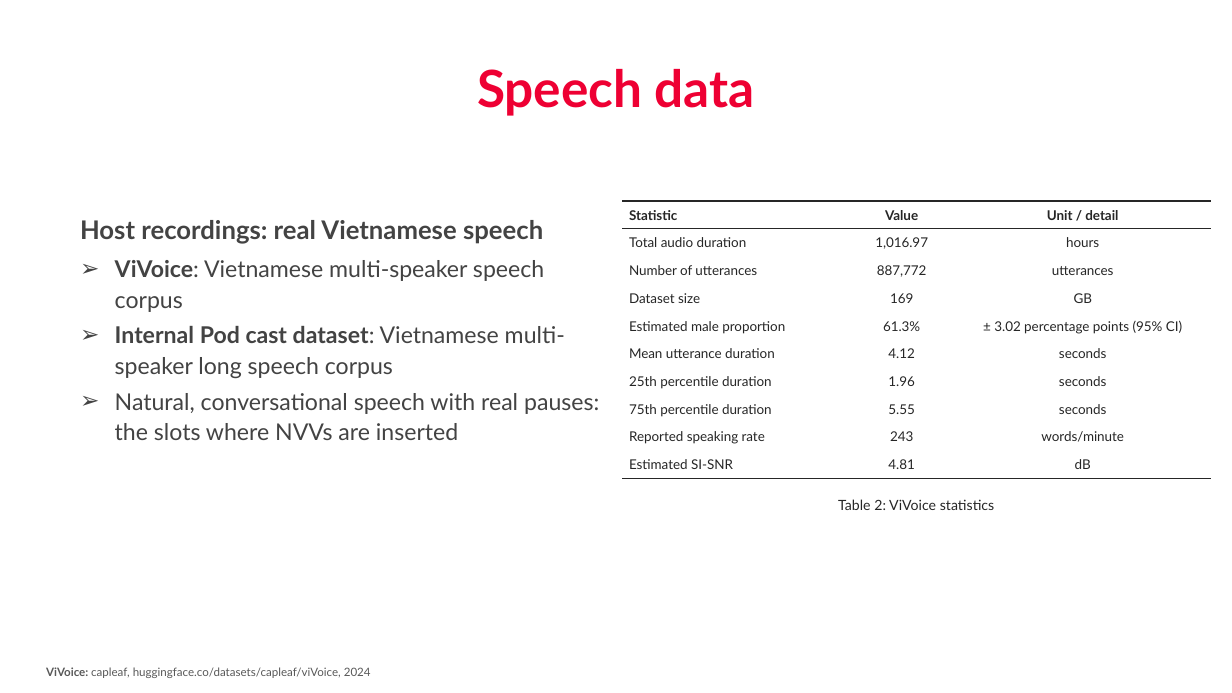
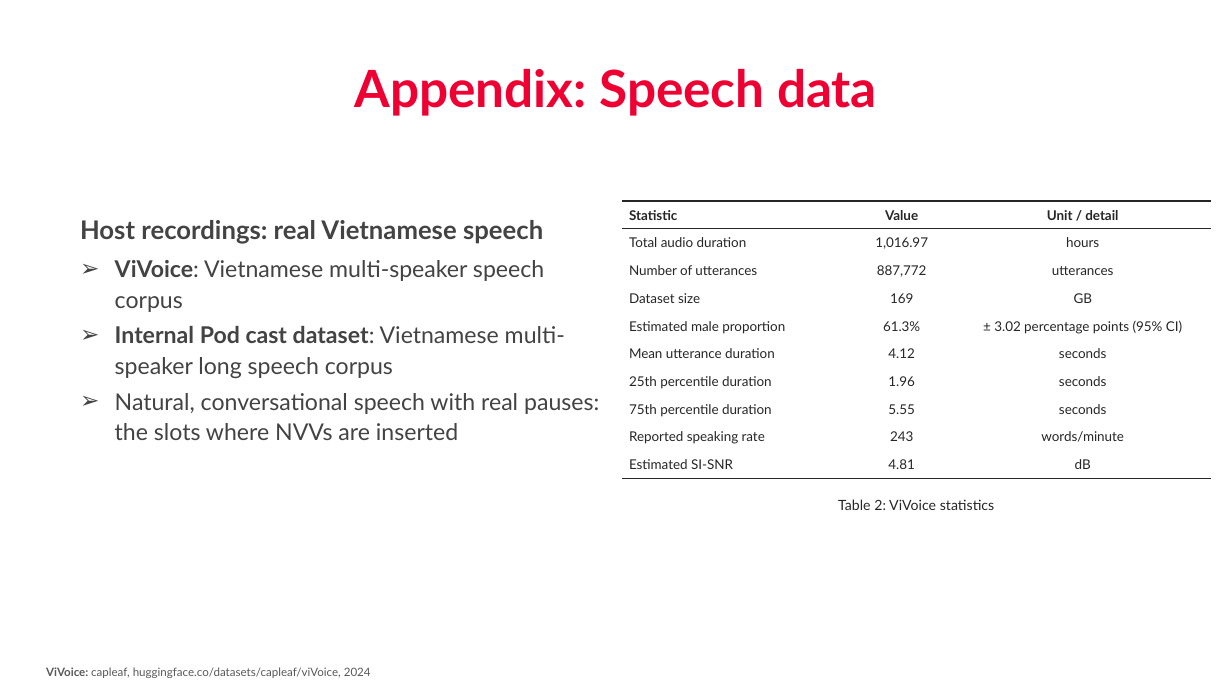
Before and after one commit to nhakanasi/VDT_GD2, a slide deck: slide 27 of Method.pptx (slide 7 before the commit). Drawn at 1232x693 pixels with LibreOffice and Linux fonts; fonts in the diff are those of the drawing; background and template pictures are left out. Boxes give left, top, right and bottom in pixels: in the first picture for what was removed or moved away, otherwise in the second. Text is boxed around its words. In the diff, an @@ line names an element or a change of style, - is before the commit and + after.

```diff
--- a/Method.pptx
+++ b/Method.pptx
@@ title at (355,69,877,116): text changed @@
-Speech data
+Appendix: Speech data
```
Also in this commit, not shown: 9 other slides changed, 2 slides added.
